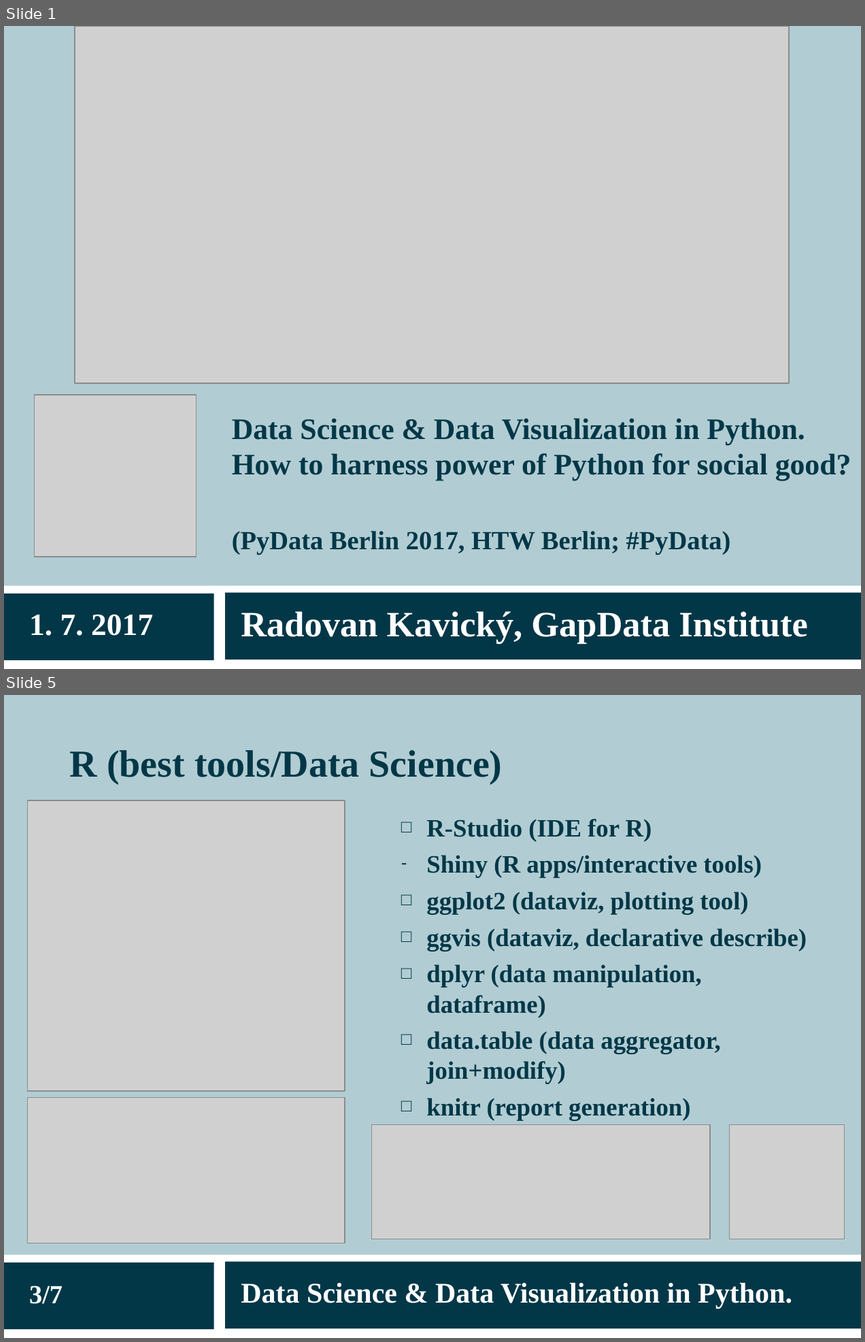
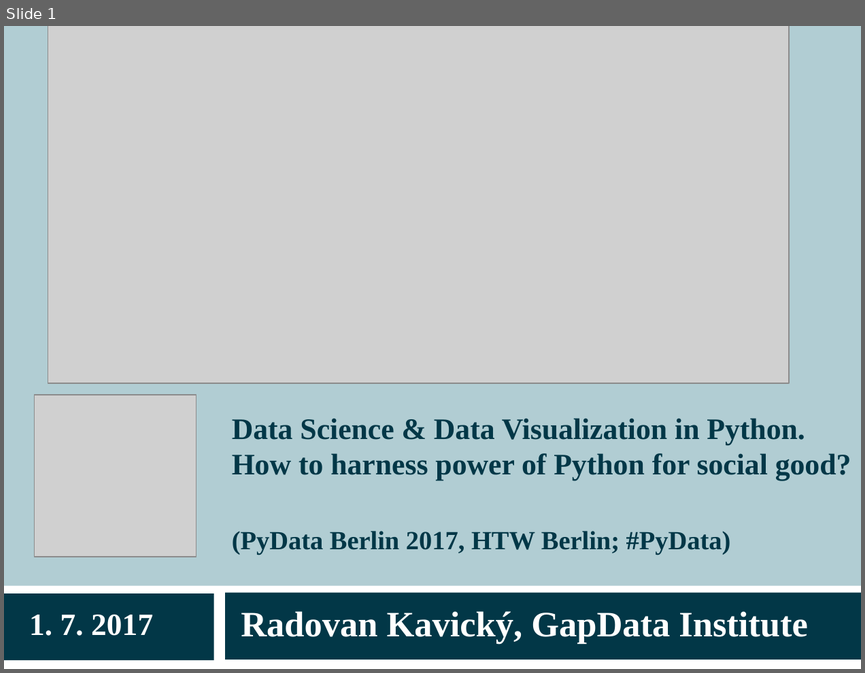
Before and after one commit to radovankavicky/PyDataBerlin2017, a slide deck: present/pydata2017berlin_datascience_final.ppt. Shown one above the other, each under a label of ours: slides 1 and 5 before the commit, slide 1 after it; the slides between them are not shown. The pictures are 865x1342 and 865x673 pixels, drawn with LibreOffice and Linux fonts; fonts in the diff are those of the drawing; grey boxes stand for pictures. Boxes give left, top, right and bottom in pixels: in the first picture for what was removed or moved away, otherwise in the second. Text is boxed around its words. In the diff, an @@ line names an element or a change of style, - is before the commit and + after.

```diff
--- a/present/pydata2017berlin_datascience_final.ppt
+++ b/present/pydata2017berlin_datascience_final.ppt
@@ slide 5 removed at [4, 695, 861, 1338], background #B1CDD3; not listed: 3 template elements that a slide beside it also shows @@
@@ title removed at [70, 750, 502, 783] @@
-R (best tools/Data Science)
@@ picture removed at [27, 800, 344, 1091] @@
@@ text removed at [426, 819, 806, 1121] @@
-  □ R-Studio (IDE for R)
-  – Shiny (R apps/interactive tools)
-  □ ggplot2 (dataviz, plotting tool)
-  □ ggvis (dataviz, declarative describe)
-  □ dplyr (data manipulation, dataframe)
-  □ data.table (data aggregator, join+modify)
-  □ knitr (report generation)
@@ picture removed at [27, 1097, 344, 1242] @@
@@ picture removed at [372, 1124, 710, 1239] @@
@@ picture removed at [730, 1124, 844, 1239] @@
@@ text removed at [29, 1285, 62, 1304] @@
-3/7
@@ text removed at [241, 1283, 792, 1308] @@
-Data Science & Data Visualization in Python.
@@ slide 1 changed as well @@
@@ picture: place and size @@
-picture at [75, 26, 789, 383]
+picture at [48, 26, 789, 382]
```
Also in this commit, not shown: 3 other slides changed, 14 slides added, 6 other slides removed, 2 other files.
